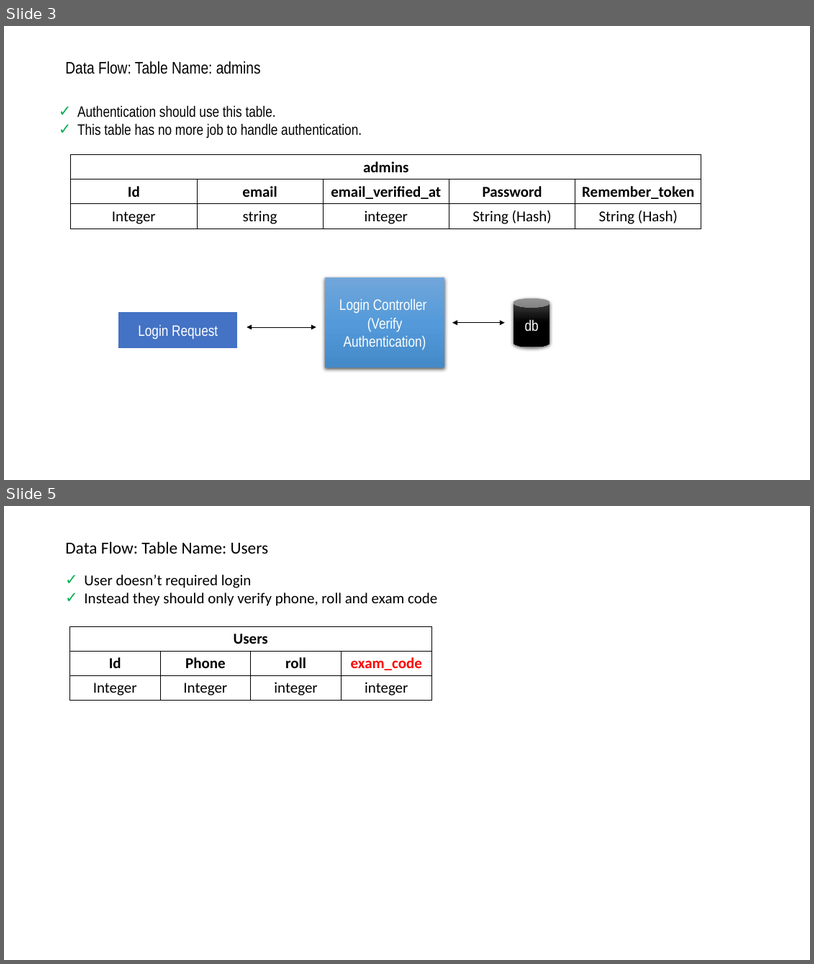
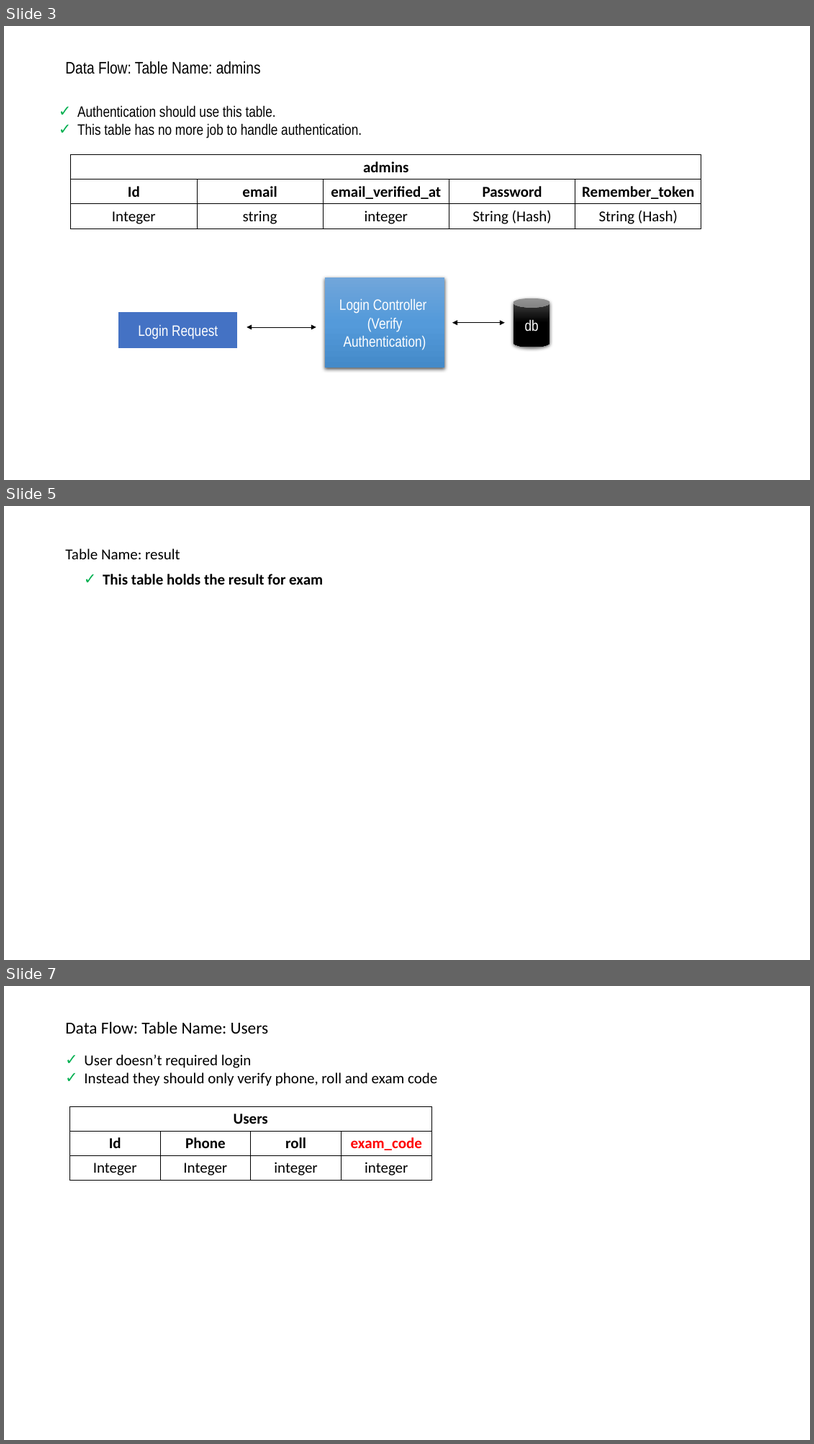
Before and after one commit to mdadalkhan/Code, a slide deck: projects/brems/Overview.pptx. Shown one above the other, each under a label of ours: slides 3 and 5 before the commit, slides 3, 5 and 7 after it; the slides between them are not shown. The pictures are 814x964 and 814x1444 pixels, drawn with LibreOffice and Linux fonts; fonts in the diff are those of the drawing. Boxes give left, top, right and bottom in pixels: in the first picture for what was removed or moved away, otherwise in the second. Text is boxed around its words. In the diff, an @@ line names an element or a change of style, - is before the commit and + after.

```diff
--- a/projects/brems/Overview.pptx
+++ b/projects/brems/Overview.pptx
@@ slide 5 added at [4,506,810,960], background #FFFFFF @@
@@ title added at [65,548,180,559], 18 pt, text #000000 @@
+Table Name: result
@@ text added at [103,574,323,584], 18 pt, text #000000, bold @@
+✓ This table holds the result for exam
@@ what was slide 5 is now slide 7 @@
```
Also in this commit, not shown: 1 slide changed, 2 other slides added, 1 slide removed, 17 other files.
